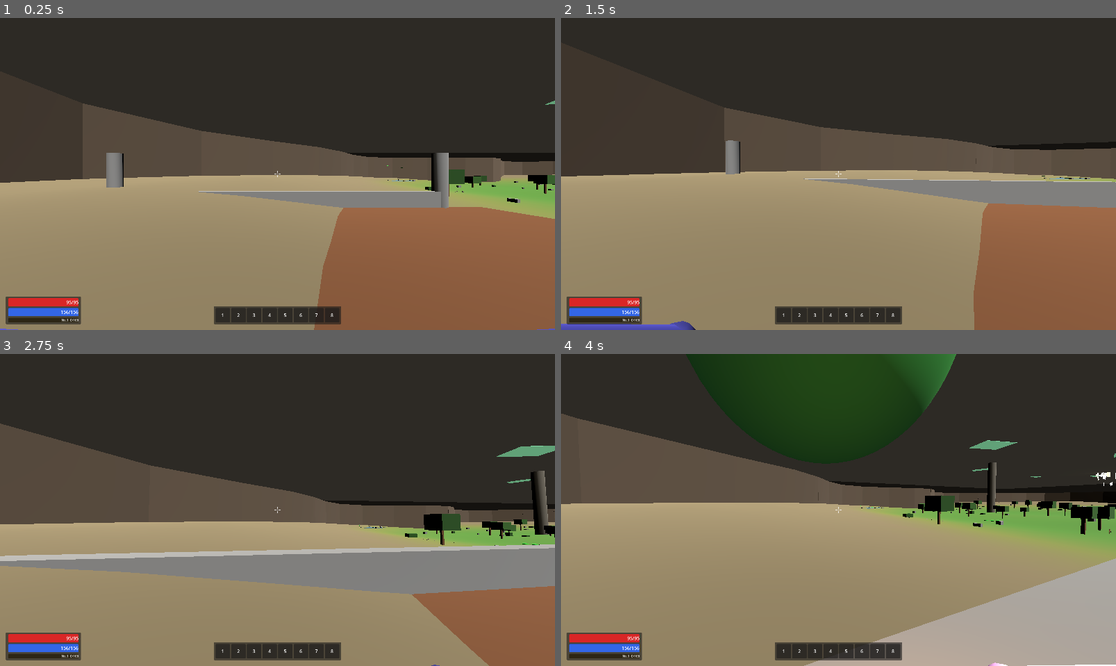
Above: before the commit, frames 1-4 (two rows, left to right).
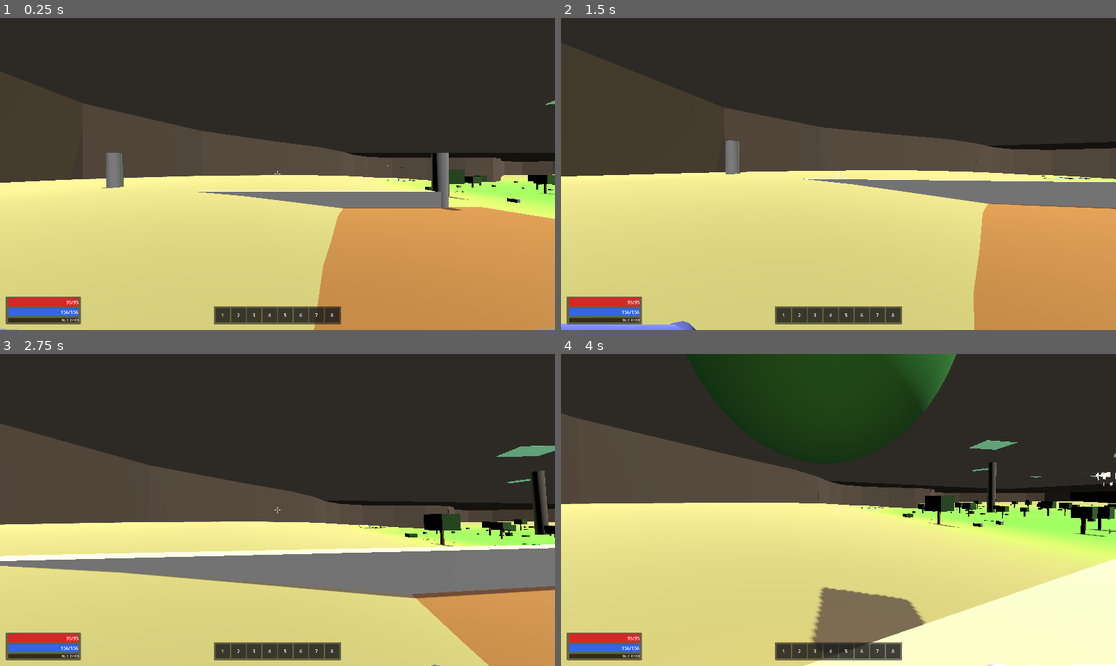
Above: after the commit, the same moments.

Repository: Jouyancito/another-game-of-dungeon
Game: Godot game, scene res://scenes/levels/floor1_prairie.tscn
Same seed, same stepped clock (60 frames per second), same inputs: the game is played once before the commit and once after it. This scene is started directly instead of the project's main scene.
Inputs (mouse positions are in pixels of both pictures, inside the frame that each line leads up to):
- Up to frame 1 (0.25 s): no input
- Up to frame 2 (1.5 s): tap Enter at 0.5 s; move the mouse to (866, 174) at 0.52 s; hold Ctrl (crouch) 0.53-1.28 s; hold W (move_forward) from 0.53 s (still down); click (866, 174) at 0.67 s; tap Space (jump) at 0.77 s; move the mouse to (810, 174) at 1.27 s; tap E (interact) at 1.35 s
- Up to frame 3 (2.75 s): keep holding W (move_forward); tap Space (jump) at 1.52 s; move the mouse to (288, 503) at 2.02 s; hold Shift (sprint) from 2.03 s (still down)
- Up to frame 4 (4 s): keep holding W (move_forward); move the mouse to (832, 516) at 2.77 s; release Shift (sprint) at 2.78 s; tap F (toggle_torch) at 2.85 s; click (832, 516) at 2.92 s; tap Space (jump) at 3.02, 3.77 s; move the mouse to (877, 513) at 3.52 s; tap K at 3.6 s

The runs differ from the first frame. In frame 1, 45% of the frame differs, in the area x 0-100%, y 26-100%; in frame 2, 46%; in frame 3, 35%; in frame 4, 48%, in the area x 0-100%, y 27-100%.

Commit message:
feat(art): crystal ceiling lighting component + 5 bioma tints (issue #40)
- Componente reusable game/scenes/levels/components/crystal_ceiling.tscn
- Script CrystalCeiling: @export bioma (5 tiers), size, light_energy, height, enable_focus_light
- Setters live en editor — cambiar bioma/size repinta en vivo
- material_override duplicado en _ready para instance-level tint
- Paleta canon: pradera C8E68A, bosque 4A7A3E, hielo A8D8FF, tormenta 7868A8, dimension_rota C84AC8
- floor1_prairie.tscn: reemplaza SunLight por CrystalCeiling bioma=pradera
- main.tscn: reemplaza DirectionalLight3D por CrystalCeiling (validación visual)
- Doc art game/docs/art/crystal_ceiling.md: estructura, API, paleta+justificación, perf notes, refs, TODOs

Diff:
--- /dev/null
+++ b/game/scenes/levels/components/crystal_ceiling.gd
@@ -0,0 +1,101 @@
+extends Node3D
+class_name CrystalCeiling
+
+## Techo de cristal bioma-teñido — filtra luz desde arriba con tinte del bioma.
+## La torre es vertical: cada piso está TECHADO, no bajo cielo abierto.
+## Este componente es la "skybox interna" de cada piso.
+##
+## Uso:
+##   1. Instanciar crystal_ceiling.tscn en la escena del piso.
+##   2. Setear @export bioma al valor del piso.
+##   3. Setear @export size al bounding de la arena (default 50x50).
+##
+## Agregar nuevo bioma: extender el enum en la línea @export_enum + agregar
+## entrada en BIOMA_TINTS con el Color canon. Documentar hex en
+## game/docs/art/crystal_ceiling.md § "Paleta".
+
+@export_enum("pradera", "bosque", "hielo", "tormenta", "dimension_rota") var bioma: String = "pradera":
+	set(value):
+		bioma = value
+		if is_inside_tree():
+			_apply_bioma()
+
+@export var size: Vector2 = Vector2(50.0, 50.0):
+	set(value):
+		size = value
+		if is_inside_tree():
+			_apply_size()
+
+@export_range(0.3, 3.0, 0.1) var light_energy: float = 1.2:
+	set(value):
+		light_energy = value
+		if is_inside_tree() and _light != null:
+			_light.light_energy = light_energy
+
+## Altura del techo sobre el piso (Y). La luz direccional apunta hacia abajo
+## desde arriba del cristal.
+@export_range(5.0, 60.0, 0.5) var height: float = 15.0:
+	set(value):
+		height = value
+		if is_inside_tree():
+			_apply_height()
+
+## Si true, habilita el OmniLight3D central que simula "foco del sol filtrado".
+@export var enable_focus_light: bool = true:
+	set(value):
+		enable_focus_light = value
+		if is_inside_tree() and _focus_light != null:
+			_focus_light.visible = enable_focus_light
+
+# Tints canon por bioma — ver game/docs/art/crystal_ceiling.md para justificación.
+const BIOMA_TINTS := {
+	"pradera":        Color("#C8E68A"),  # verde-amarillo cálido — día primaveral
+	"bosque":         Color("#4A7A3E"),  # verde profundo — dosel denso, sombras
+	"hielo":          Color("#A8D8FF"),  # azul-cyan claro — frío, luz dura
+	"tormenta":       Color("#7868A8"),  # violeta-gris — nubes eléctricas
+	"dimension_rota": Color("#C84AC8"),  # magenta corrupto — wrong, glitchy
+}
+
+@onready var _mesh: MeshInstance3D = $CeilingMesh
+@onready var _light: DirectionalLight3D = $CeilingLight
+@onready var _focus_light: OmniLight3D = $FocusLight
+
+var _material: StandardMaterial3D = null
+
+
+func _ready() -> void:
+	# Duplicar material_override para que cada instancia tenga su tint propio
+	# (si no, todas las ceilings comparten la misma referencia y el último gana).
+	if _mesh.material_override != null:
+		_material = (_mesh.material_override as StandardMaterial3D).duplicate()
+		_mesh.material_override = _material
+
+	_apply_size()
+	_apply_height()
+	_apply_bioma()
+	if _focus_light != null:
+		_focus_light.visible = enable_focus_light
+
+
+func _apply_bioma() -> void:
+	var tint: Color = BIOMA_TINTS.get(bioma, Color(1, 1, 1, 1))
+	if _material != null:
+		_material.albedo_color = Color(tint.r, tint.g, tint.b, 0.55)
+		_material.emission = tint.lightened(0.3)
+	if _light != null:
+		_light.light_color = tint
+		_light.light_energy = light_energy
+	if _focus_light != null:
+		_focus_light.light_color = tint.lightened(0.2)
+
+
+func _apply_size() -> void:
+	if _mesh != null and _mesh.mesh is PlaneMesh:
+		(_mesh.mesh as PlaneMesh).size = size
+
+
+func _apply_height() -> void:
+	if _mesh != null:
+		_mesh.position.y = height
+	if _focus_light != null:
+		_focus_light.position.y = height * 0.5
--- /dev/null
+++ b/game/scenes/levels/components/crystal_ceiling.tscn
@@ -0,0 +1,36 @@
+[gd_scene load_steps=4 format=3 uid="uid://crystal_ceiling"]
+
+[ext_resource type="Script" path="res://scenes/levels/components/crystal_ceiling.gd" id="1_ceiling"]
+
+[sub_resource type="PlaneMesh" id="PlaneMesh_ceiling"]
+size = Vector2(50, 50)
+
+[sub_resource type="StandardMaterial3D" id="StandardMaterial3D_ceiling"]
+transparency = 1
+albedo_color = Color(0.784, 0.902, 0.541, 0.55)
+emission_enabled = true
+emission = Color(0.9, 0.95, 0.75, 1)
+emission_energy_multiplier = 0.4
+refraction_enabled = false
+cull_mode = 2
+
+[node name="CrystalCeiling" type="Node3D"]
+script = ExtResource("1_ceiling")
+
+[node name="CeilingMesh" type="MeshInstance3D" parent="."]
+transform = Transform3D(1, 0, 0, 0, -1, 0, 0, 0, -1, 0, 15, 0)
+mesh = SubResource("PlaneMesh_ceiling")
+material_override = SubResource("StandardMaterial3D_ceiling")
+
+[node name="CeilingLight" type="DirectionalLight3D" parent="."]
+transform = Transform3D(1, 0, 0, 0, -0.258819, 0.965926, 0, -0.965926, -0.258819, 0, 20, 0)
+light_color = Color(0.784, 0.902, 0.541, 1)
+light_energy = 1.2
+shadow_enabled = true
+
+[node name="FocusLight" type="OmniLight3D" parent="."]
+transform = Transform3D(1, 0, 0, 0, 1, 0, 0, 0, 1, 0, 7.5, 0)
+light_color = Color(0.9, 0.95, 0.75, 1)
+light_energy = 0.6
+omni_range = 25.0
+omni_attenuation = 1.5
--- a/game/scenes/levels/floor1_prairie.tscn
+++ b/game/scenes/levels/floor1_prairie.tscn
@@ -1,6 +1,7 @@
-[gd_scene load_steps=4 format=3 uid="uid://floor1_prairie"]
+[gd_scene load_steps=5 format=3 uid="uid://floor1_prairie"]
 
 [ext_resource type="Script" path="res://scenes/levels/floor1_prairie.gd" id="1_script"]
+[ext_resource type="PackedScene" uid="uid://crystal_ceiling" path="res://scenes/levels/components/crystal_ceiling.tscn" id="2_ceiling"]
 
 ; ── Sky / Environment ──────────────────────────────────────────────────────────
 
@@ -27,13 +28,12 @@
 [node name="Floor1Prairie" type="Node3D"]
 script = ExtResource("1_script")
 
-; ── Lighting — fill suave para sombras (cristales son la fuente principal)
+; ── Lighting — crystal ceiling es la fuente principal (tint bioma)
 
-[node name="SunLight" type="DirectionalLight3D" parent="."]
-transform = Transform3D(1, 0, 0, 0, 0.259, 0.966, 0, -0.966, 0.259, 0, 40, 0)
-light_color = Color(0.95, 0.92, 0.85, 1)
-light_energy = 0.7
-shadow_enabled = false
+[node name="CrystalCeiling" parent="." instance=ExtResource("2_ceiling")]
+bioma = "pradera"
+size = Vector2(120, 120)
+height = 25.0
 
 [node name="WorldEnvironment" type="WorldEnvironment" parent="."]
 environment = SubResource("env_resource")
--- a/game/scenes/main/main.tscn
+++ b/game/scenes/main/main.tscn
@@ -5,6 +5,7 @@
 [ext_resource type="PackedScene" uid="uid://slime001" path="res://scenes/enemy/slime.tscn" id="3_slime"]
 [ext_resource type="PackedScene" uid="uid://bird0001" path="res://scenes/enemy/bird.tscn" id="4_bird"]
 [ext_resource type="PackedScene" uid="uid://hud001" path="res://scenes/hud/hud.tscn" id="5_hud"]
+[ext_resource type="PackedScene" uid="uid://crystal_ceiling" path="res://scenes/levels/components/crystal_ceiling.tscn" id="6_ceiling"]
 
 [sub_resource type="BoxShape3D" id="BoxShape3D_001"]
 size = Vector3(20, 0.2, 20)
@@ -63,9 +64,10 @@
 [node name="CollisionShape3D" type="CollisionShape3D" parent="WallWest" unique_id=943915724]
 shape = SubResource("BoxShape3D_wall_w")
 
-[node name="DirectionalLight3D" type="DirectionalLight3D" parent="." unique_id=276970101]
-transform = Transform3D(1, 0, 0, 0, 0.707107, 0.707107, 0, -0.707107, 0.707107, 0, 10, 0)
-shadow_enabled = true
+[node name="CrystalCeiling" parent="." instance=ExtResource("6_ceiling")]
+bioma = "pradera"
+size = Vector2(20, 20)
+height = 8.0
 
 [node name="WorldEnvironment" type="WorldEnvironment" parent="." unique_id=2020471252]
 
Not shown, added: game/docs/art/crystal_ceiling.md
